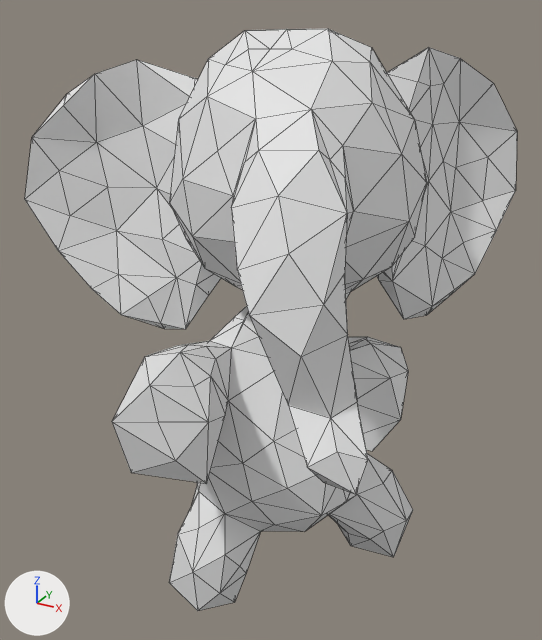
The OBJ model meshes/elephant/elephant00079.obj as it was, and as the next commit left it.
Both versions are drawn from a camera (50 mm lens) standing at (1.11, -1.94, 1.04) and looking at (-0.11, 0.29, -0.07). The lights are fixed; the arrows at lower left show +X, +Y and +Z. Mesh edges are drawn as thin lines. Where no turn or scale is listed for an object, it has been applied to the vertices.

Names of what the first picture shows: 'elephant00079'.
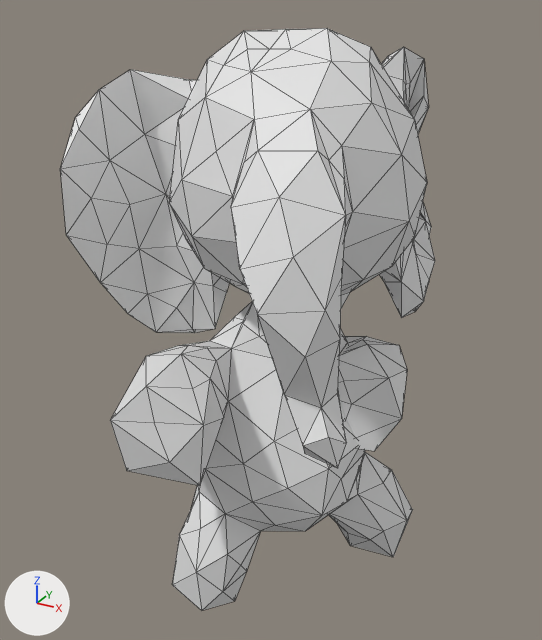
Where the change shows, as pixel boxes [x1, y1, x2, y2] in the pictures (542 x 640 px; the box of a moved part takes in the faces that stretch with it):
'elephant00079', reshaped (24% narrower): before [25, 29, 517, 611]; after [60, 28, 435, 610]
part 1 of me_elephant00079, moved or reshaped: before [25, 47, 517, 451]; after [60, 47, 435, 451]
part 2 of me_elephant00079, moved or reshaped: before [112, 196, 368, 494]; after [110, 197, 347, 486]
part 3 of me_elephant00079, moved or reshaped: before [169, 492, 261, 611]; after [172, 493, 261, 610]

The change in detail:
me_elephant00079 is used by ob_elephant00079; location (0.0, 0.0, 0.0).
me_elephant00079 had 397 vertices, 790 faces and spanned x -0.9..0.58, y -0.52..1.07, z -1.03..0.94.
me_elephant00079 now has 397 vertices, 790 faces and spans x -0.65..0.48, y -0.52..0.95, z -1.03..0.94.
me_elephant00079 part 1: 144 of 397 vertices moved; they spanned x -0.9..0.57, y -0.09..1.07, z -0.4..0.86 and now span x -0.65..0.37, y -0.21..0.95, z -0.4..0.86; mean shift (-0.01, -0.03, -0.01); largest move (0.54, 1.02, 0.56) -> (0.16, 0.82, 0.5).
me_elephant00079 part 2: 38 of 397 vertices moved; they spanned x -0.2..0.58, y -0.52..-0.23, z -0.3..0.49 and now span x -0.21..0.48, y -0.52..-0.24, z -0.31..0.48; mean shift (-0.03, 0.02, -0.01); largest move (0.57, -0.52, -0.08) -> (0.47, -0.4, -0.11).
me_elephant00079 part 3: 21 of the vertices in x -0.34..0.01, y -0.26..0.06, z -1.02..-0.76 are multiplied about their middle by the matrix ((0.964, -0.049, -0.014), (0.049, 0.964, 0.009), (0.014, -0.009, 0.965)).
